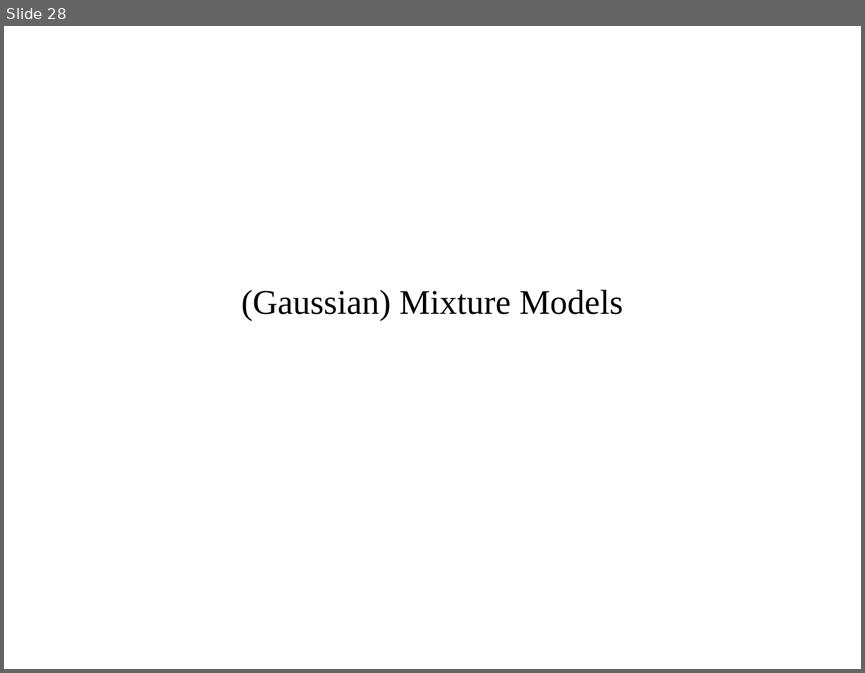
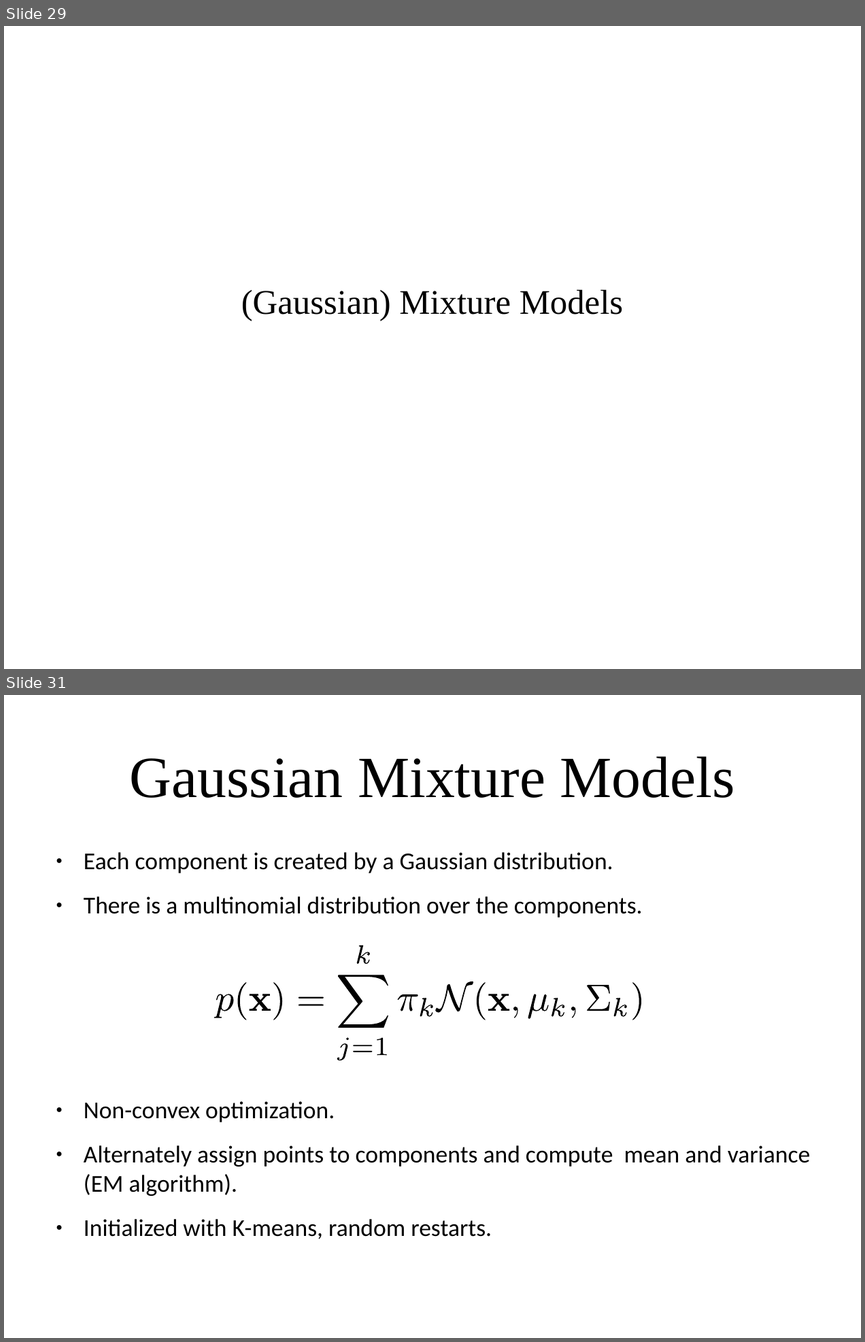
Before and after one commit to amueller/applied_ml_spring_2017, a slide deck: slides/aml-16-032217.odp. Shown one above the other, each under a label of ours: slide 28 before the commit, slides 29 and 31 after it; the slides between them are not shown. The pictures are 865x673 and 865x1342 pixels, drawn with LibreOffice and Linux fonts; fonts in the diff are those of the drawing. Boxes give left, top, right and bottom in pixels: in the first picture for what was removed or moved away, otherwise in the second. Text is boxed around its words. In the diff, an @@ line names an element or a change of style, - is before the commit and + after.

Commit message:
working on mixture models and clustering

```diff
--- a/slides/aml-16-032217.odp
+++ b/slides/aml-16-032217.odp
@@ slide 31 added at (4, 695, 861, 1338), background #FFFFFF @@
@@ title added at (130, 756, 734, 798), 54 pt, text #000000 @@
+Gaussian Mixture Models
@@ text added at (84, 852, 810, 1239), 22.4 pt, text #000000 @@
+● Each component is created by a Gaussian distribution.
+● There is a multinomial distribution over the components.
+● Non-convex optimization.
+● Alternately assign points to components and compute mean and variance (EM algorithm).
+● Initialized with K-means, random restarts.
@@ group added at (214, 945, 642, 1060): 22 freeform shapes @@
@@ what was slide 28 is now slide 29 @@
```
Also in this commit, not shown: 11 slides changed, 14 other slides added, 8 slides removed, 1 other file.
